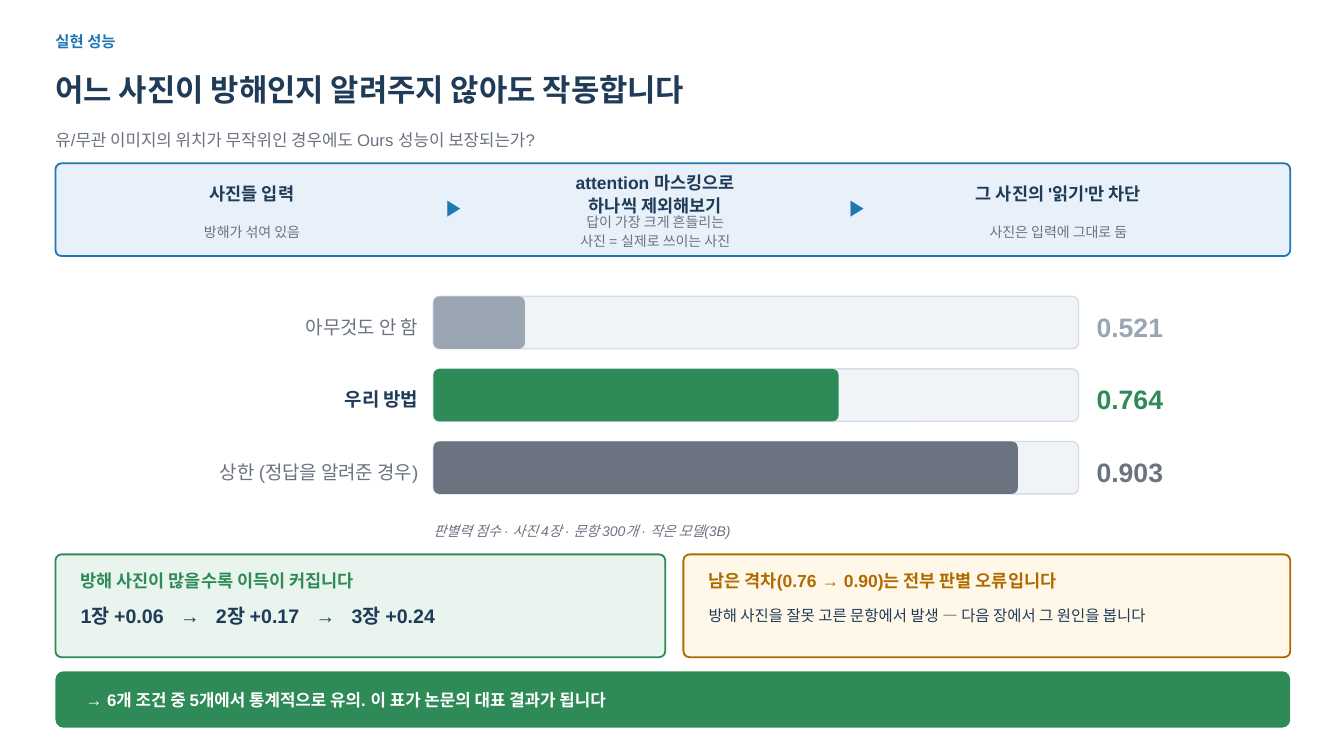
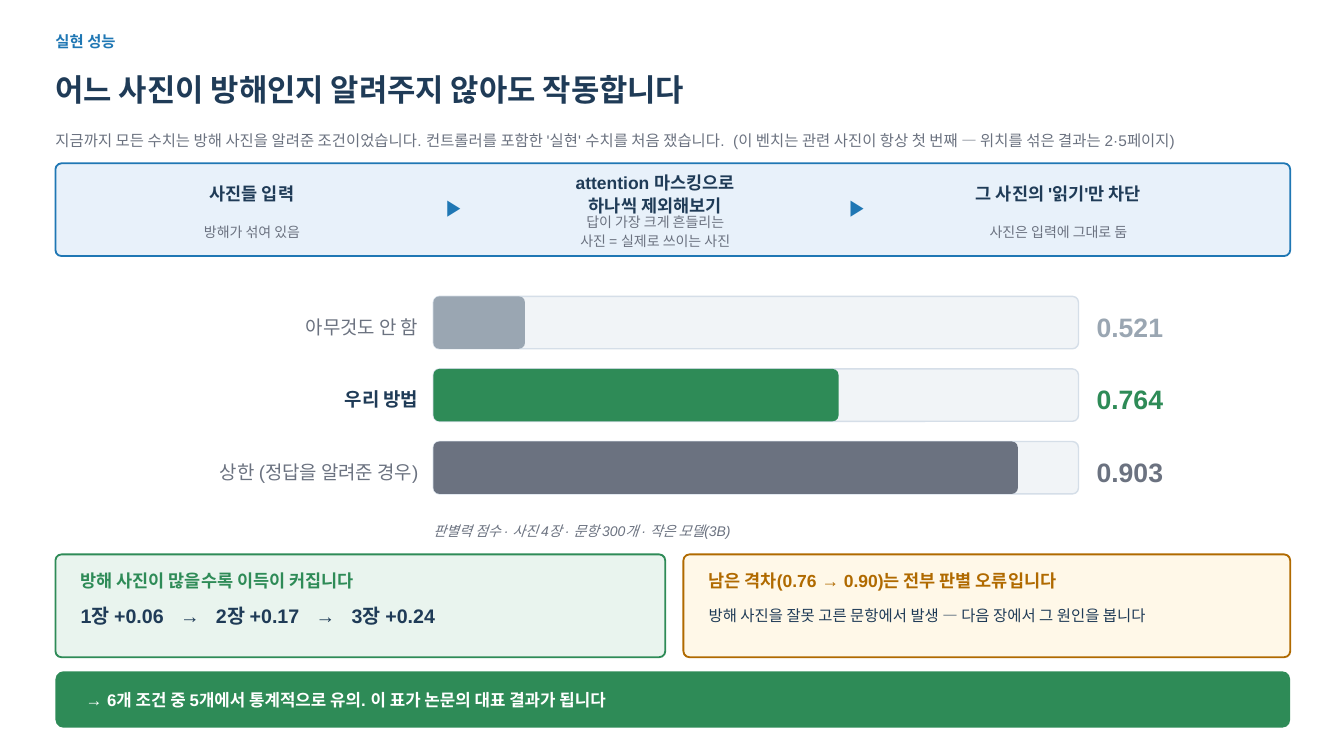
Before and after one commit to hsmai/Source-Depth, a slide deck: slide 3 of meeting/SourceDepth_8.26_v10.pptx. Drawn at 1344x756 pixels with LibreOffice and Linux fonts; fonts in the diff are those of the drawing. Boxes give left, top, right and bottom in pixels: in the first picture for what was removed or moved away, otherwise in the second. Text is boxed around its words. In the diff, an @@ line names an element or a change of style, - is before the commit and + after.

```diff
--- a/meeting/SourceDepth_8.26_v10.pptx
+++ b/meeting/SourceDepth_8.26_v10.pptx
@@ text at (x1=55, y1=133, x2=1175, y2=149): text changed; size 12 to 11 pt @@
-유/무관 이미지의 위치가 무작위인 경우에도 Ours 성능이 보장되는가?
+지금까지 모든 수치는 방해 사진을 알려준 조건이었습니다. 컨트롤러를 포함한 '실현' 수치를 처음 쟀습니다. (이 벤치는 관련 사진이 항상 첫 번째 — 위치를 섞은 결과는 2·5페이지)
```
Also in this commit, not shown: 3 other slides changed, 7 other files.
